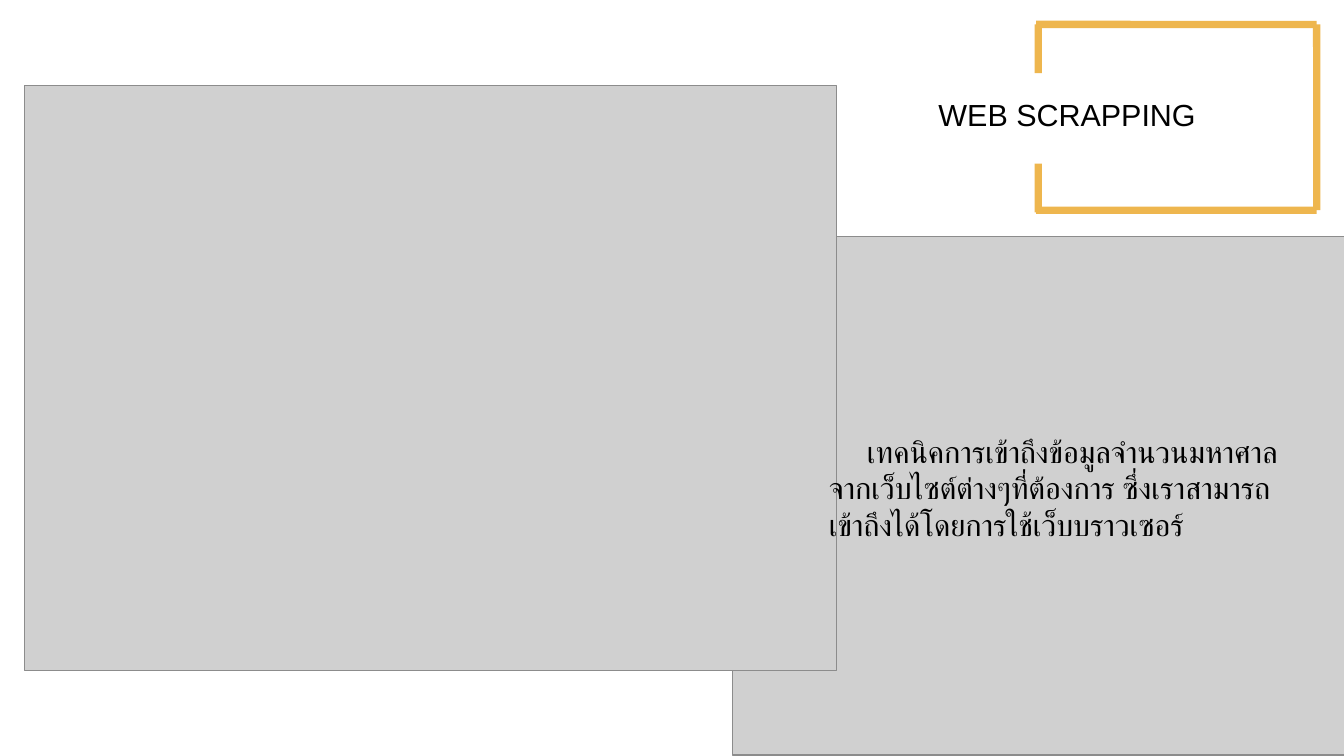
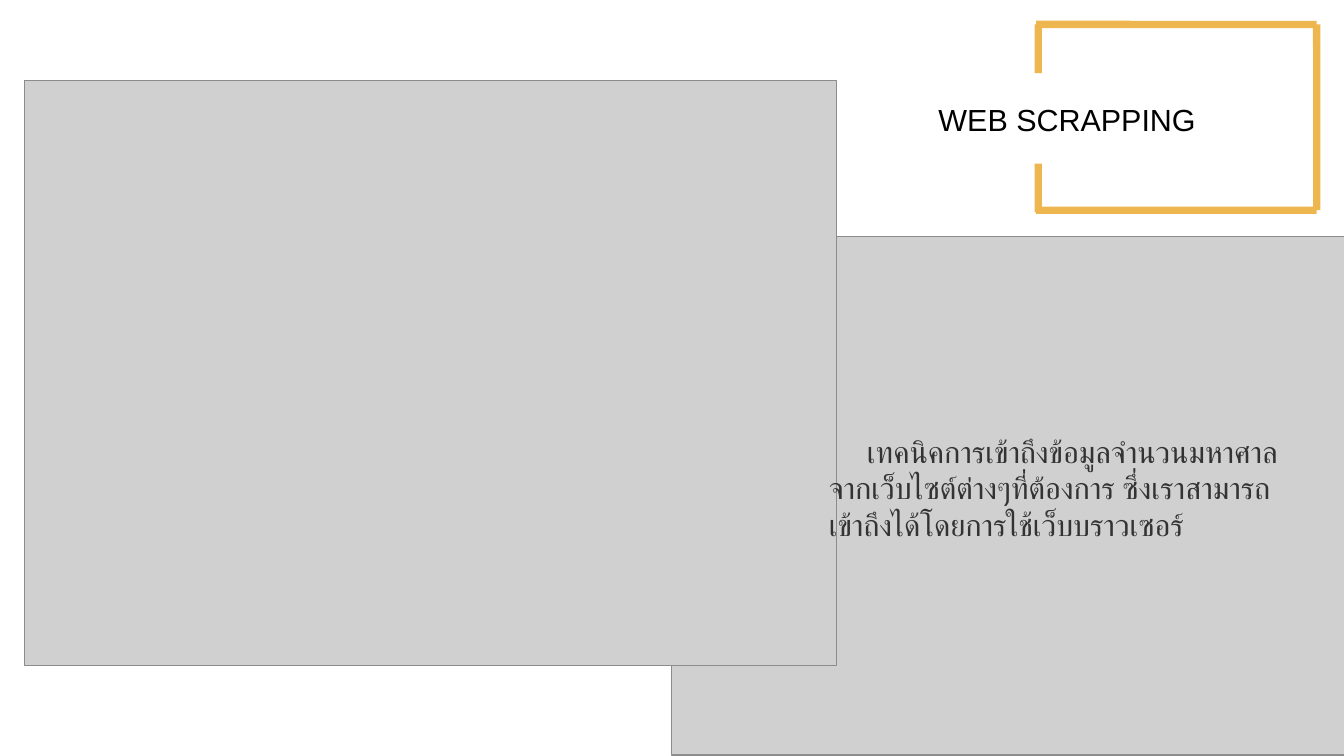
Before and after one commit to mandarinkb/project-final-document, a slide deck: slide 2 of presentation/slide-presentation.odp. Drawn at 1344x756 pixels with LibreOffice and Linux fonts; fonts in the diff are those of the drawing; grey boxes stand for pictures; background and template pictures are left out. Boxes give left, top, right and bottom in pixels: in the first picture for what was removed or moved away, otherwise in the second. Text is boxed around its words. In the diff, an @@ line names an element or a change of style, - is before the commit and + after.

```diff
--- a/presentation/slide-presentation.odp
+++ b/presentation/slide-presentation.odp
@@ picture: place and size @@
-picture at (24,85,837,671)
+picture at (24,80,837,666)
@@ text "WEB SCRAPPING": place and size @@
-text "WEB SCRAPPING" at (938,104,1195,127)
+text "WEB SCRAPPING" at (938,109,1195,132)
@@ picture: place and size @@
-picture at (733,237,1344,756)
+picture at (672,237,1344,756)
@@ text "เทคนิคการเข้าถึงข้อมูลจำนวนมหาศาล" at (829,439,1278,545): text colour #000000 to #333333 @@
```
Also in this commit, not shown: 2 other slides changed, 5 slides added, 1 slide removed, 17 other files.
